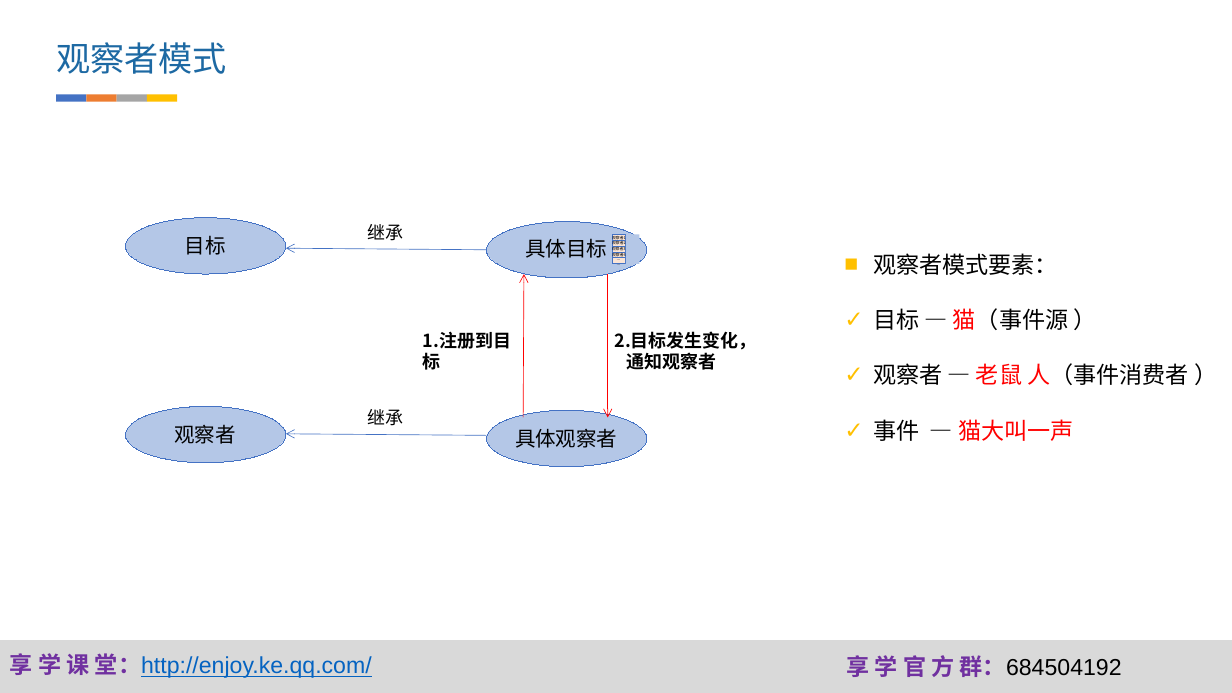
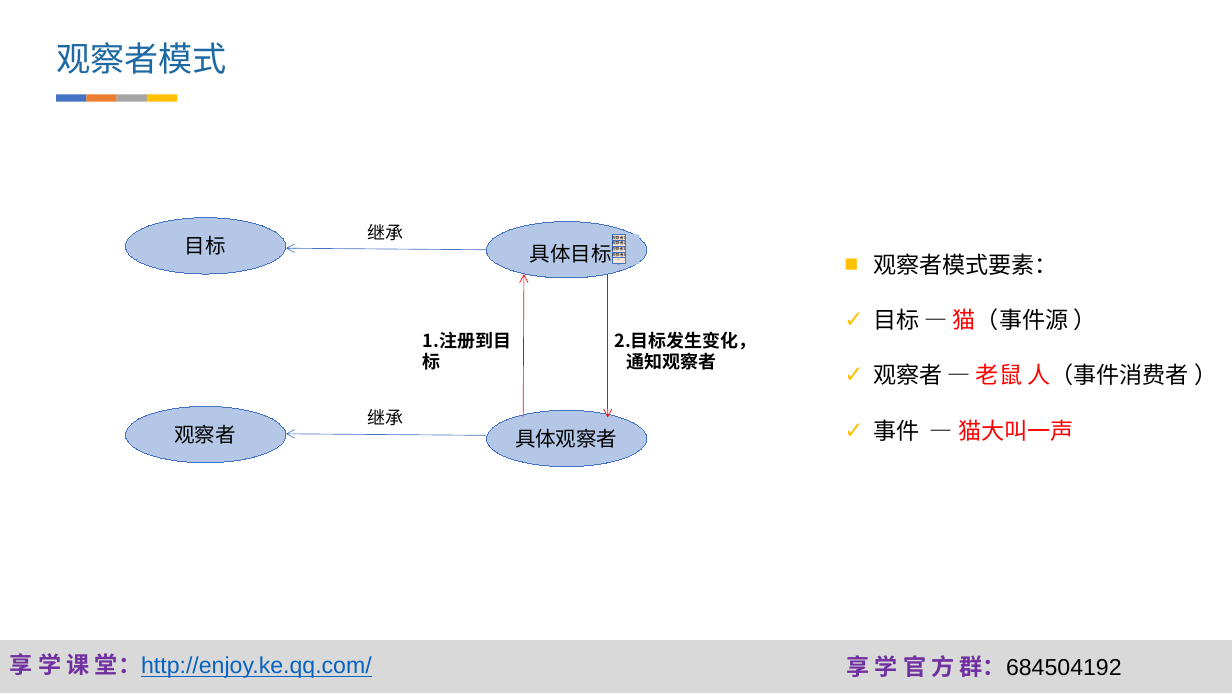
Before and after one commit to fanzhangvip/xiangxue, a slide deck: slide 18 of pre/Android Fragment爬坑记.pptx. Drawn at 1232x693 pixels with LibreOffice and Linux fonts; fonts in the diff are those of the drawing; background and template pictures are left out. Boxes give left, top, right and bottom in pixels: in the first picture for what was removed or moved away, otherwise in the second. Text is boxed around its words. In the diff, an @@ line names an element or a change of style, - is before the commit and + after.

```diff
--- a/pre/Android Fragment爬坑记.pptx
+++ b/pre/Android Fragment爬坑记.pptx
@@ text "具体目标": place and size @@
-text "具体目标" at (525, 238, 607, 258)
+text "具体目标" at (530, 243, 612, 263)
```
Also in this commit, not shown: 5 other slides changed, 49 other files.
